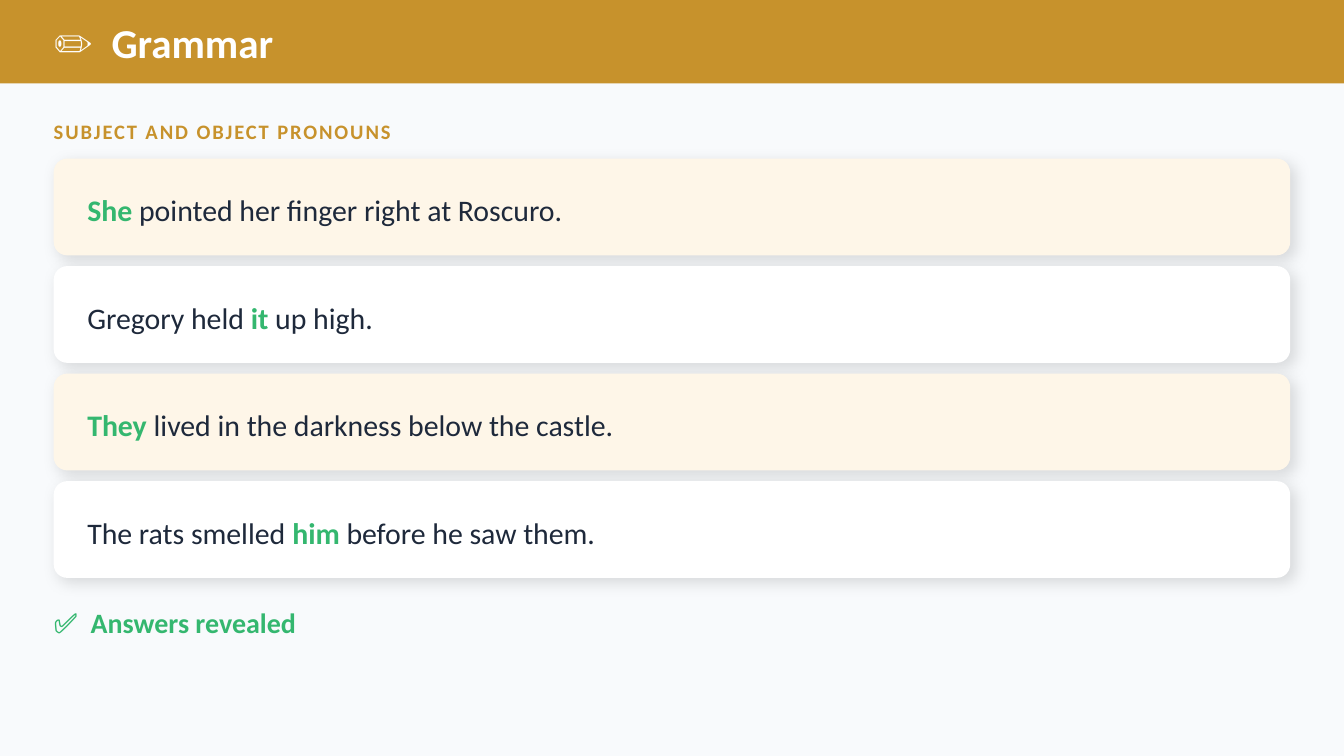
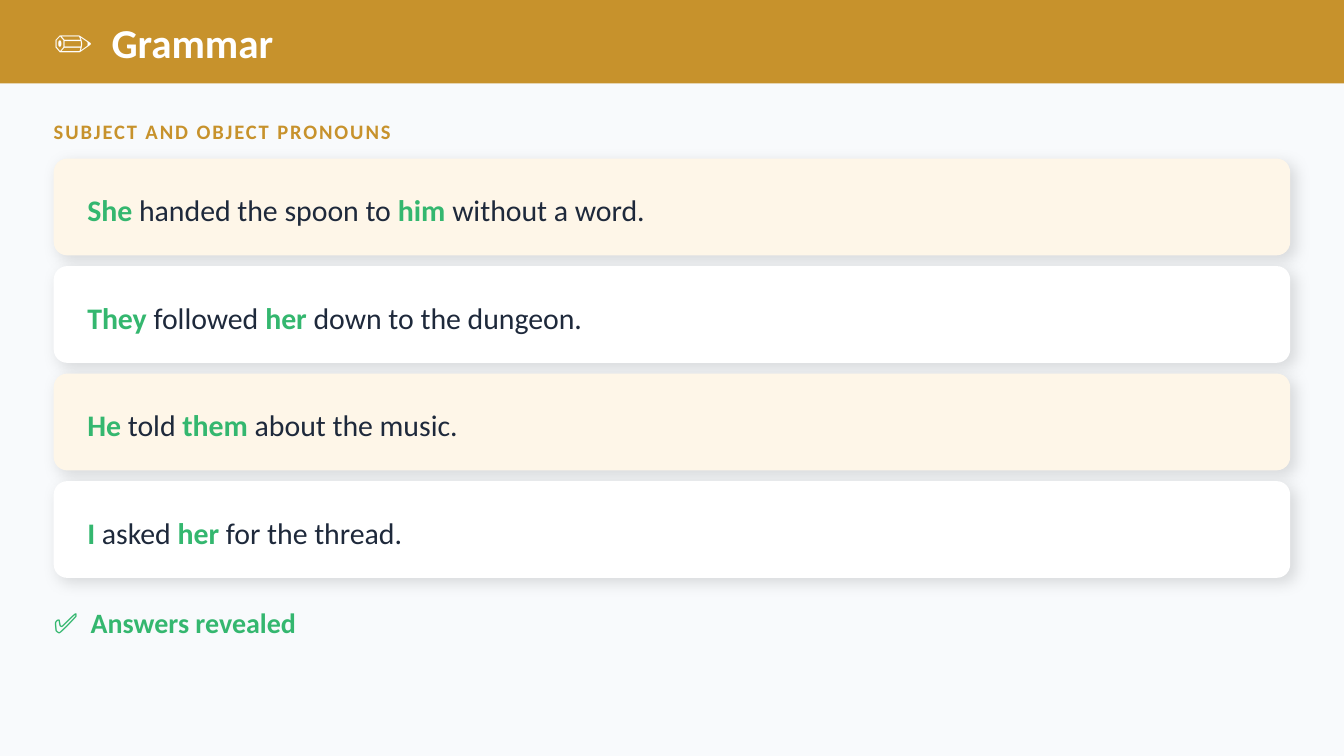
Before and after one commit to optimaondemand/optima-3rd-ela, a slide deck: slide 15 of Planning docs/Slides/lesson-10-2-teacher-slides.pptx (slide 12 before the commit). Drawn at 1344x756 pixels with LibreOffice and Linux fonts; fonts in the diff are those of the drawing. Boxes give left, top, right and bottom in pixels: in the first picture for what was removed or moved away, otherwise in the second. Text is boxed around its words. In the diff, an @@ line names an element or a change of style, - is before the commit and + after.

```diff
--- a/Planning docs/Slides/lesson-10-2-teacher-slides.pptx
+++ b/Planning docs/Slides/lesson-10-2-teacher-slides.pptx
@@ text at (87, 200, 645, 226): text changed @@
-She pointed her finger right at Roscuro.
+She handed the spoon to him without a word.
@@ text at (87, 308, 582, 334): text changed @@
-Gregory held it up high.
+They followed her down to the dungeon.
@@ text at (87, 415, 458, 437): text changed @@
-They lived in the darkness below the castle.
+He told them about the music.
@@ text at (87, 523, 402, 545): text changed @@
-The rats smelled him before he saw them.
+I asked her for the thread.
```
Also in this commit, not shown: 5 other slides changed, 6 slides added, 3 slides removed, 42 other files.
